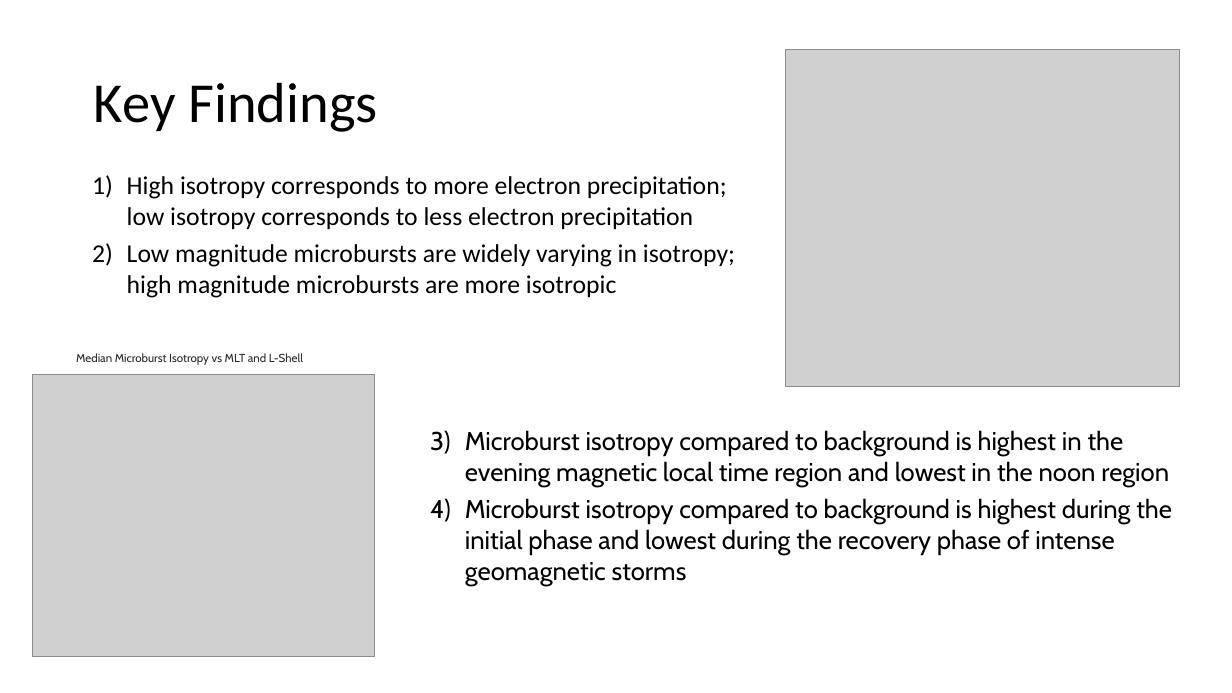
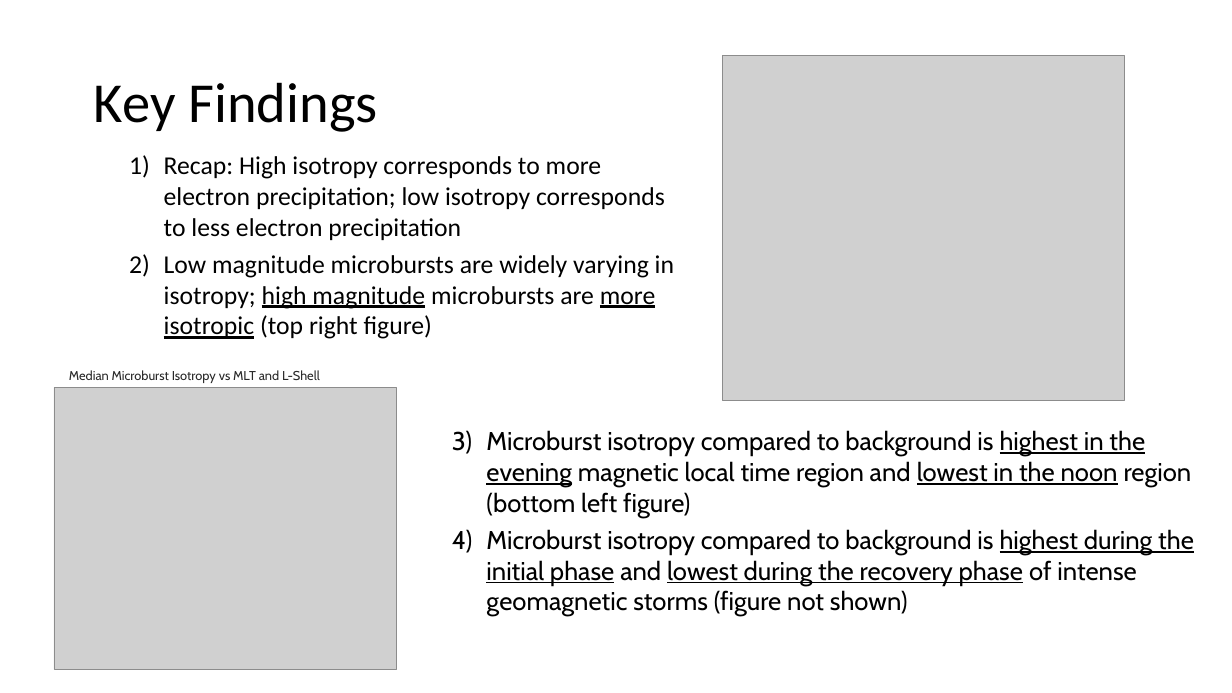
Before and after one commit to conradmr98/lasp-microburst-research, a slide deck: slide 3 of sampexlib/Concept Summaries/AGU Research Presentation (5min).pptx. Drawn at 1232x693 pixels with LibreOffice and Linux fonts; fonts in the diff are those of the drawing; grey boxes stand for pictures. Boxes give left, top, right and bottom in pixels: in the first picture for what was removed or moved away, otherwise in the second. Text is boxed around its words. In the diff, an @@ line names an element or a change of style, - is before the commit and + after.

```diff
--- a/sampexlib/Concept Summaries/AGU Research Presentation (5min).pptx
+++ b/sampexlib/Concept Summaries/AGU Research Presentation (5min).pptx
@@ picture: place and size @@
-picture at (786, 49, 1180, 387)
+picture at (723, 55, 1125, 400)
@@ text at (164, 156, 674, 339): text changed @@
-  1) High isotropy corresponds to more electron precipitation; low isotropy corresponds to less electron precipitation
-  2) Low magnitude microbursts are widely varying in isotropy; high magnitude microbursts are more isotropic
+  1) Recap: High isotropy corresponds to more electron precipitation; low isotropy corresponds to less electron precipitation
+  2) Low magnitude microbursts are widely varying in isotropy; high magnitude microbursts are more isotropic (top right figure)
@@ text "Median Microburst Isotropy vs MLT ...": place and size @@
-text "Median Microburst Isotropy vs MLT ..." at (76, 353, 303, 365)
+text "Median Microburst Isotropy vs MLT ..." at (69, 370, 320, 383)
@@ text "Median Microburst Isotropy vs MLT ..." at (69, 370, 320, 383): size 9 to 10 pt @@
@@ picture: place and size @@
-picture at (32, 374, 375, 656)
+picture at (54, 387, 396, 669)
@@ text at (486, 430, 1194, 616): text changed @@
-  3) Microburst isotropy compared to background is highest in the evening magnetic local time region and lowest in the noon region
-  4) Microburst isotropy compared to background is highest during the initial phase and lowest during the recovery phase of intense geomagnetic storms
+  3) Microburst isotropy compared to background is highest in the evening magnetic local time region and lowest in the noon region (bottom left figure)
+  4) Microburst isotropy compared to background is highest during the initial phase and lowest during the recovery phase of intense geomagnetic storms (figure not shown)
```
Also in this commit, not shown: 1 other slide changed, 1 other file.
